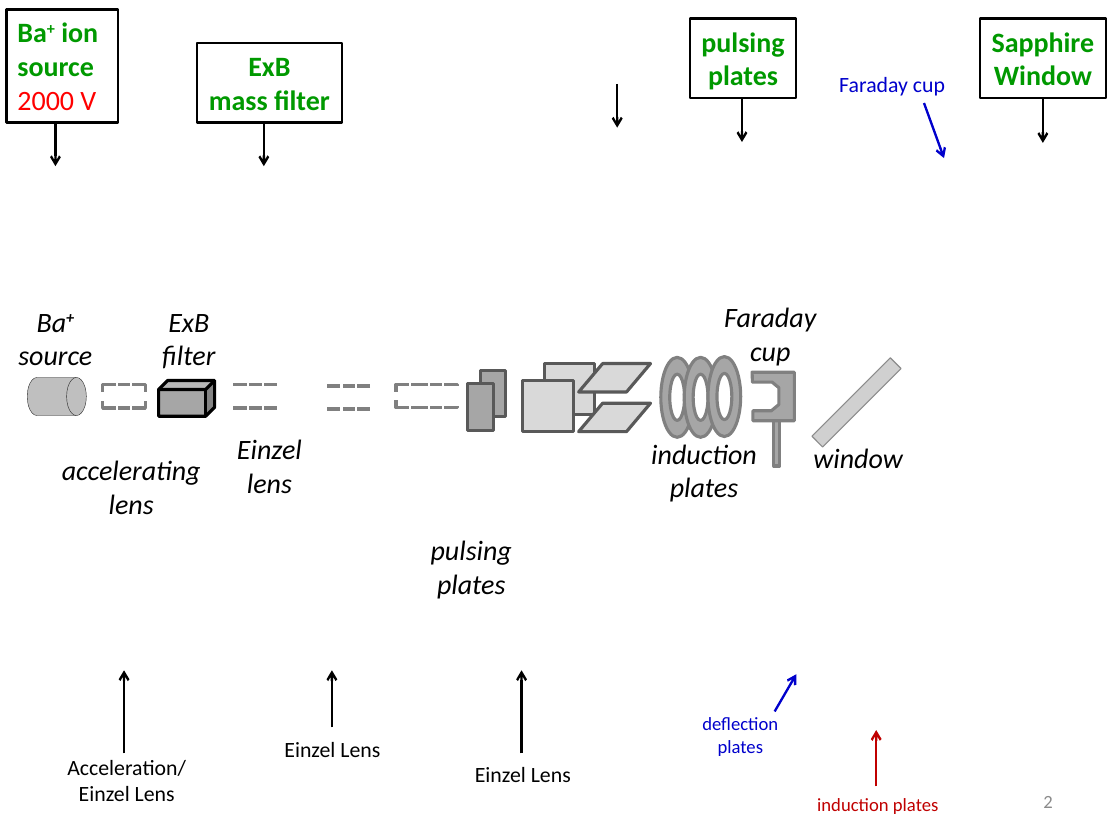
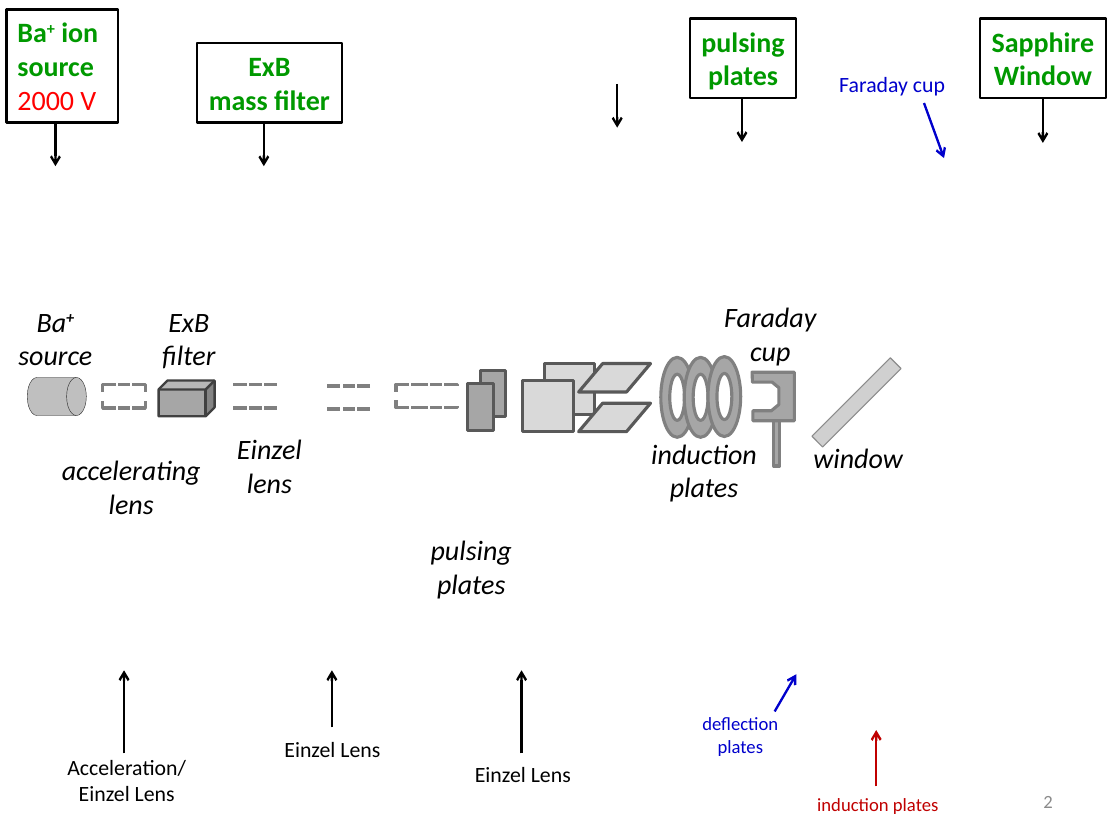
Before and after one commit to Waltmon/timthesis, a slide deck: slide 2 of figures/ionBeam.pptx. Drawn at 1120x840 pixels with LibreOffice and Linux fonts; fonts in the diff are those of the drawing; grey boxes stand for pictures. Boxes give left, top, right and bottom in pixels: in the first picture for what was removed or moved away, otherwise in the second. Text is boxed around its words. In the diff, an @@ line names an element or a change of style, - is before the commit and + after.

```diff
--- a/figures/ionBeam.pptx
+++ b/figures/ionBeam.pptx
@@ cube at box(159, 381, 215, 417): outline #000000 2 pt to #404040 1.5 pt @@
```
Also in this commit, not shown: 4 other files.
